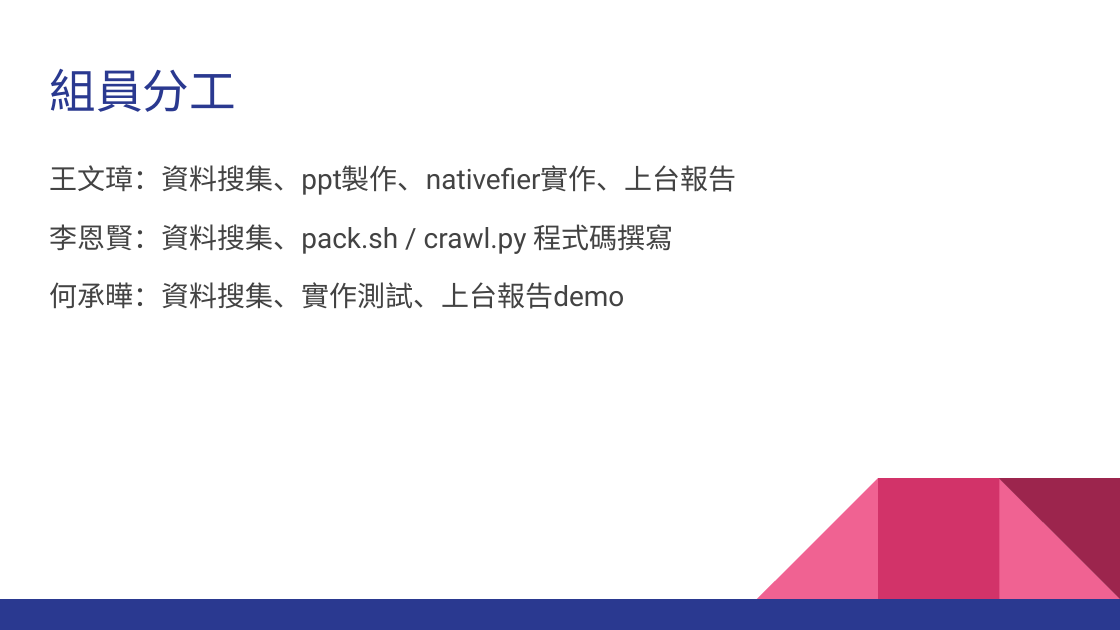
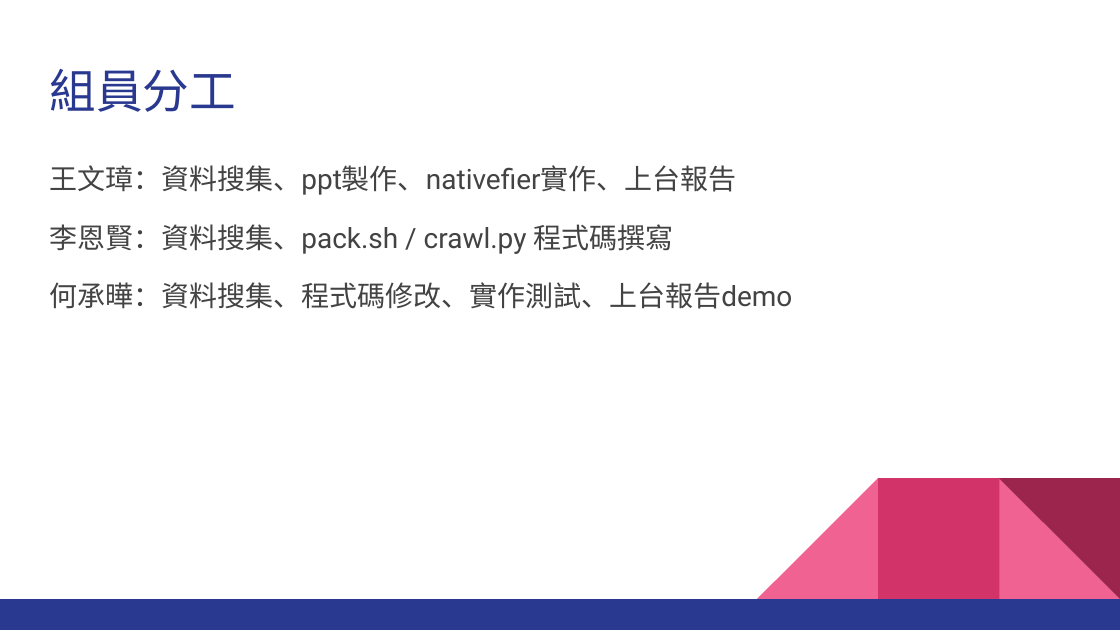
Before and after one commit to johnwang888/nativefier, a slide deck: slide 12 of nativefier跨平台桌面應用程式服務.odp (slide 11 before the commit). Drawn at 1120x630 pixels with LibreOffice and Linux fonts; fonts in the diff are those of the drawing. Boxes give left, top, right and bottom in pixels: in the first picture for what was removed or moved away, otherwise in the second. Text is boxed around its words. In the diff, an @@ line names an element or a change of style, - is before the commit and + after.

```diff
--- a/nativefier跨平台桌面應用程式服務.odp
+++ b/nativefier跨平台桌面應用程式服務.odp
@@ text at [49, 282, 792, 309]: text changed @@
-何承曄：資料搜集、實作測試、上台報告demo
+何承曄：資料搜集、程式碼修改、實作測試、上台報告demo
```
Also in this commit, not shown: 3 other slides changed, 1 slide added.
